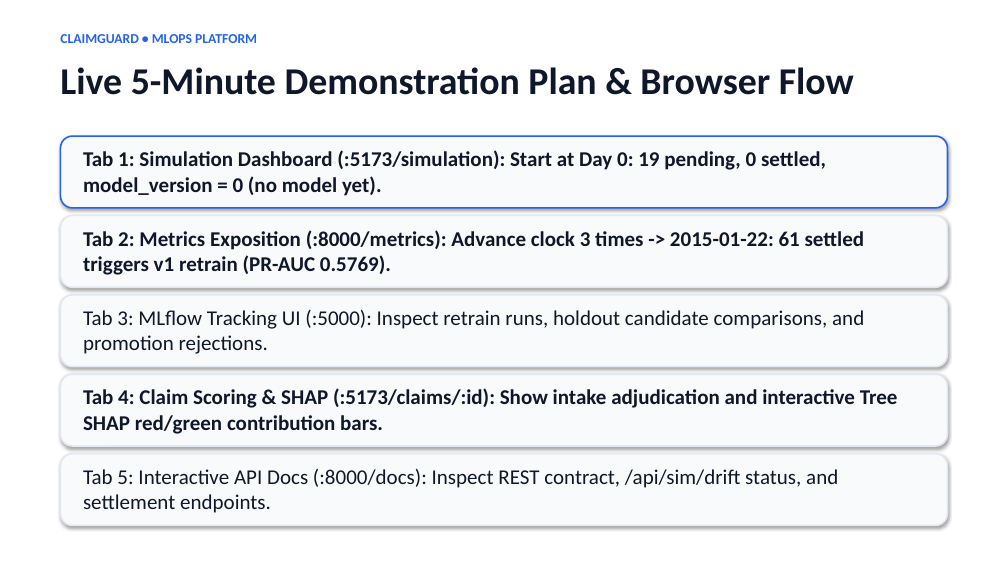
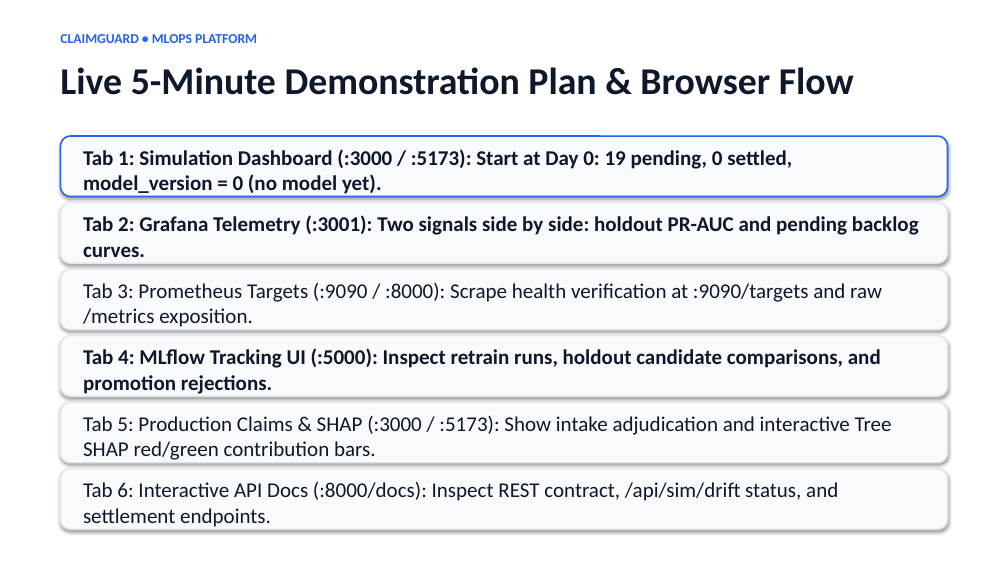
Before and after one commit to Gauravi06/ClaimGuard, a slide deck: slide 9 of ClaimGuard.pptx. Drawn at 1008x567 pixels with LibreOffice and Linux fonts; fonts in the diff are those of the drawing. Boxes give left, top, right and bottom in pixels: in the first picture for what was removed or moved away, otherwise in the second. Text is boxed around its words. In the diff, an @@ line names an element or a change of style, - is before the commit and + after.

Commit message:
docs: update deck

```diff
--- a/ClaimGuard.pptx
+++ b/ClaimGuard.pptx
@@ rounded rectangle resized from (x1=60, y1=136, x2=948, y2=208) to (x1=60, y1=136, x2=948, y2=197) @@
@@ text at (x1=83, y1=149, x2=792, y2=197): text changed @@
-Tab 1: Simulation Dashboard (:5173/simulation): Start at Day 0: 19 pending, 0 settled, model_version = 0 (no model yet).
+Tab 1: Simulation Dashboard (:3000 / :5173): Start at Day 0: 19 pending, 0 settled, model_version = 0 (no model yet).
@@ rounded rectangle resized from (x1=60, y1=216, x2=948, y2=287) to (x1=60, y1=203, x2=948, y2=263) @@
@@ text at (x1=83, y1=215, x2=919, y2=257): text changed @@
-Tab 2: Metrics Exposition (:8000/metrics): Advance clock 3 times -> 2015-01-22: 61 settled triggers v1 retrain (PR-AUC 0.5769).
+Tab 2: Grafana Telemetry (:3001): Two signals side by side: holdout PR-AUC and pending backlog curves.
@@ rounded rectangle resized from (x1=60, y1=295, x2=948, y2=367) to (x1=60, y1=269, x2=948, y2=330) @@
@@ text added at (x1=83, y1=283, x2=882, y2=327), 20 pt, text #0F172A @@
+Tab 3: Prometheus Targets (:9090 / :8000): Scrape health verification at :9090/targets and raw /metrics exposition.
@@ rounded rectangle resized from (x1=60, y1=374, x2=948, y2=446) to (x1=60, y1=336, x2=948, y2=396) @@
@@ text at (x1=83, y1=348, x2=881, y2=394): text changed; bold on @@
-Tab 3: MLflow Tracking UI (:5000): Inspect retrain runs, holdout candidate comparisons, and promotion rejections.
+Tab 4: MLflow Tracking UI (:5000): Inspect retrain runs, holdout candidate comparisons, and promotion rejections.
@@ rounded rectangle resized from (x1=60, y1=454, x2=948, y2=526) to (x1=60, y1=402, x2=948, y2=463) @@
@@ text at (x1=83, y1=416, x2=892, y2=460): text changed; bold off @@
-Tab 4: Claim Scoring & SHAP (:5173/claims/:id): Show intake adjudication and interactive Tree SHAP red/green contribution bars.
+Tab 5: Production Claims & SHAP (:3000 / :5173): Show intake adjudication and interactive Tree SHAP red/green contribution bars.
@@ rounded rectangle added at (x1=60, y1=469, x2=948, y2=529), fill #F8FAFC, outline #E2E8F0 1.5 pt @@
@@ text at (x1=83, y1=482, x2=838, y2=527): text changed @@
-Tab 5: Interactive API Docs (:8000/docs): Inspect REST contract, /api/sim/drift status, and settlement endpoints.
+Tab 6: Interactive API Docs (:8000/docs): Inspect REST contract, /api/sim/drift status, and settlement endpoints.
```
Also in this commit, not shown: 4 other slides changed, 1 other file.
